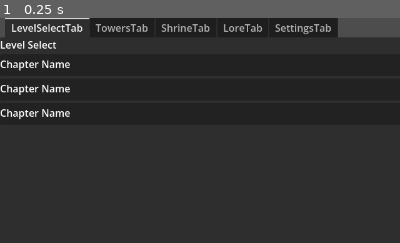
Above: before the commit, frame 1.
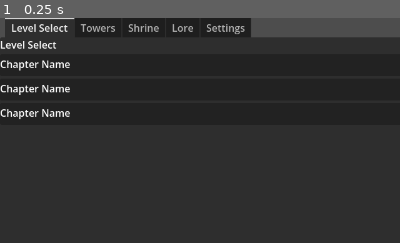
Above: after the commit, the same moment.

Repository: jackmcpickle/bastions-last-stand
Game: Godot game, scene res://ui/screens/main_hub.tscn
The game is run twice, just before and just after one commit, with the same random seed, the same clock (stepped at 60 frames per second) and the same inputs. This scene is started directly instead of the project's main scene.
Inputs:
- Up to frame 1 (0.25 s): no input
The pictures show only the part of the screen within x 0-50%, y 0-50%; the shares and areas given below are measured in that part.

The runs differ from the first frame. In frame 1, 2.9% of the frame differs, in the area x 9-85%, y 0-9%.
Error before the commit: Parse Error: Class "ModelLoader" hides an autoload singleton. (res://visuals/core/model_loader.gd:1)
Error after the commit: Invalid access to property or key 'display_name' on a base object of type 'Resource'. (res://ui/components/chapter_card.gd:23)

Commit message:
Clear script parse errors that noise headless GUT runs.
Drop ModelLoader class_name (hides autoload), fix VisualWorld
inference and main_hub theme apply, assert in seed variance test,
and run CI on all pull requests.

Co-authored-by: Jack McNicol <jackmcpickle@users.noreply.github.com>

Diff:
--- a/tests/integration/test_full_game.gd
+++ b/tests/integration/test_full_game.gd
@@ -259,23 +259,25 @@
 
 
 func test_different_seeds_different_outcomes() -> void:
-	# Different seeds should give different results (may be same, but usually different)
+	# Different seeds usually diverge; identical runs are unusual but allowed.
 	var seeds := [111, 222, 333, 444, 555]
-	var results := []
+	var results: Array = []
 
 	for seed in seeds:
 		results.append(_run_game_with_seed(seed))
 
-	# At least some variation expected
+	assert_eq(results.size(), seeds.size(), "Should collect a result per seed")
+
 	var all_same := true
 	for i in range(1, results.size()):
 		if results[i].final_wave != results[0].final_wave:
 			all_same = false
 			break
 
-	# If all same, that's unusual but possible - just log it
 	if all_same:
 		gut.p("All seeds produced same final wave - unusual but possible")
+	else:
+		assert_true(true, "Seeds produced varied final waves")
 
 
 # ============================================
--- a/ui/screens/main_hub.gd
+++ b/ui/screens/main_hub.gd
@@ -35,10 +35,9 @@
 
 
 func _apply_faction_theme() -> void:
-	var faction = SceneManager.current_faction
-	var theme = SceneManager.current_theme
-	if theme:
-		add_theme_overrides_from(theme)
+	var faction_theme := SceneManager.current_theme
+	if faction_theme:
+		theme = faction_theme
 
 
 func _connect_signals() -> void:
--- a/visuals/core/model_loader.gd
+++ b/visuals/core/model_loader.gd
@@ -1,7 +1,7 @@
-class_name ModelLoader
 extends Node
 
-## Singleton for loading 3D models with fallback to placeholders
+## Autoload singleton for loading 3D models with fallback to placeholders.
+## Intentionally no class_name: it would hide the ModelLoader autoload.
 
 const TOWER_PATH := "res://assets/models/towers/"
 const ENEMY_PATH := "res://assets/models/enemies/"
--- a/visuals/core/visual_world.gd
+++ b/visuals/core/visual_world.gd
@@ -63,7 +63,7 @@
 
 func _remove_visual_enemy(enemy: SimEnemy) -> void:
 	if enemy in visual_enemies:
-		var venemy := visual_enemies[enemy]
+		var venemy: Node = visual_enemies[enemy]
 		visual_enemies.erase(enemy)
 		venemy.queue_free()
 
Not shown, changed: .github/workflows/ci.yml
